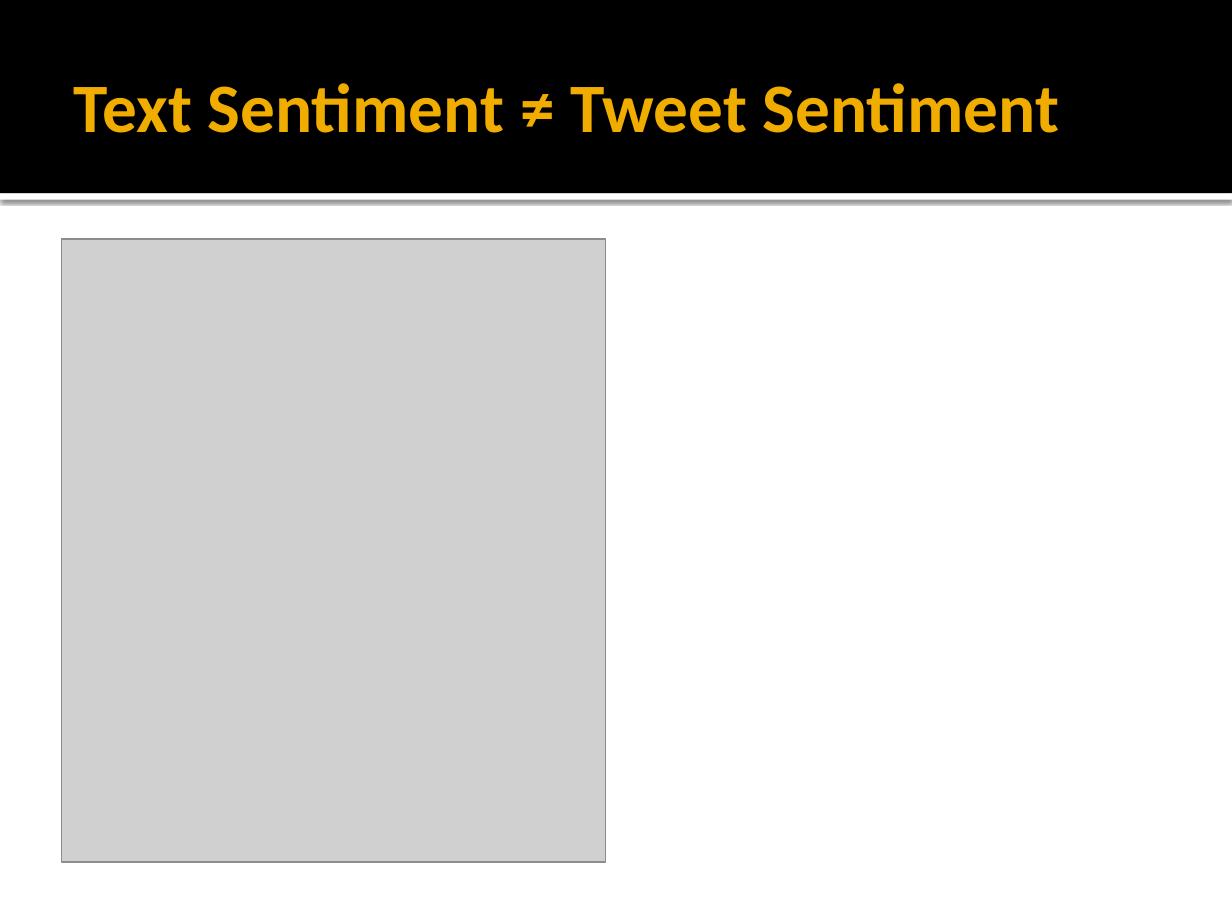
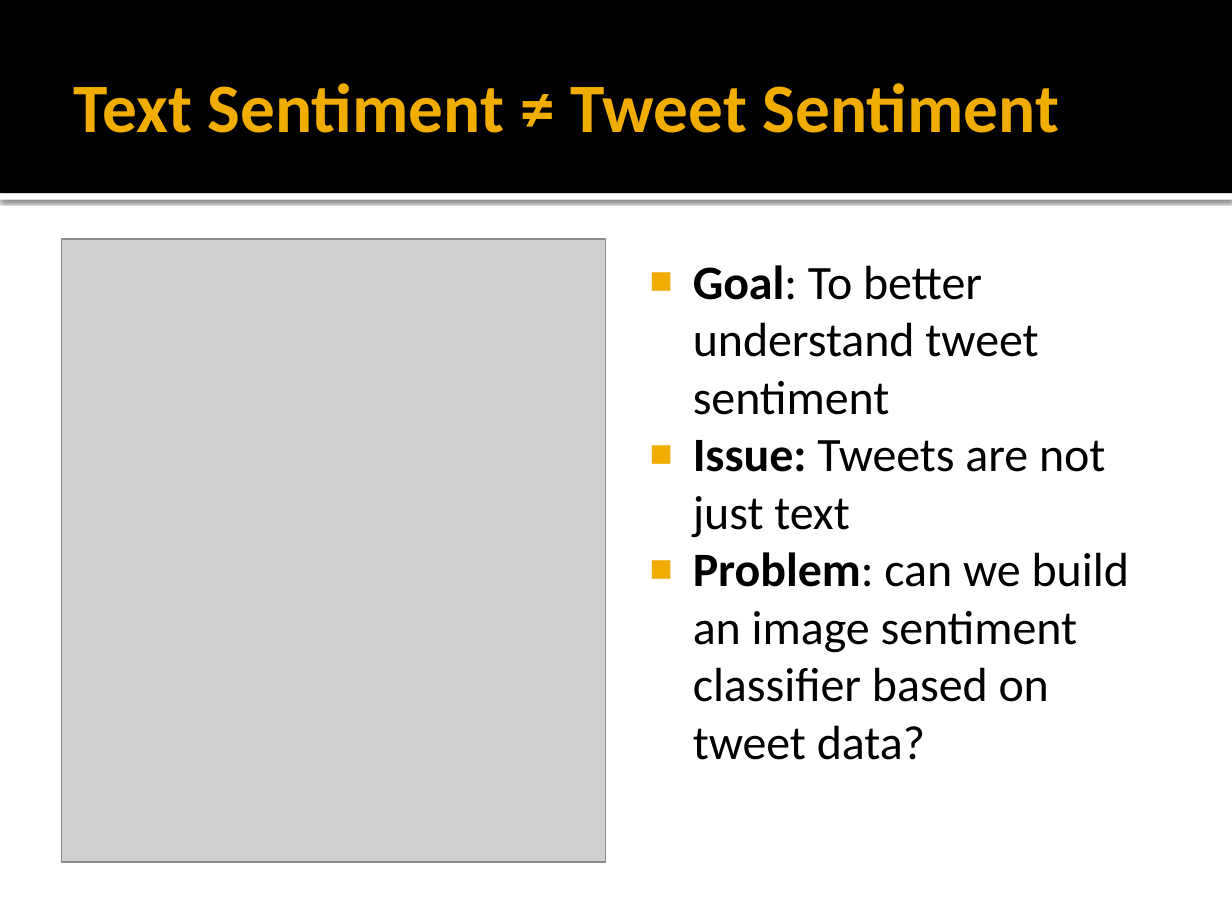
Before and after one commit to asterix135/CKME136, a slide deck: slide 2 of Submissions/C_Graham_Capstone.pptx. Drawn at 1232x924 pixels with LibreOffice and Linux fonts; fonts in the diff are those of the drawing; grey boxes stand for pictures. Boxes give left, top, right and bottom in pixels: in the first picture for what was removed or moved away, otherwise in the second. Text is boxed around its words. In the diff, an @@ line names an element or a change of style, - is before the commit and + after.

```diff
--- a/Submissions/C_Graham_Capstone.pptx
+++ b/Submissions/C_Graham_Capstone.pptx
@@ text added at (x1=693, y1=265, x2=1129, y2=760), 28 pt, text #000000 @@
+■ Goal: To better understand tweet sentiment
+■ Issue: Tweets are not just text
+■ Problem: can we build an image sentiment classifier based on tweet data?
```
Also in this commit, not shown: 1 other slide changed, 6 slides added, 2 other files.
